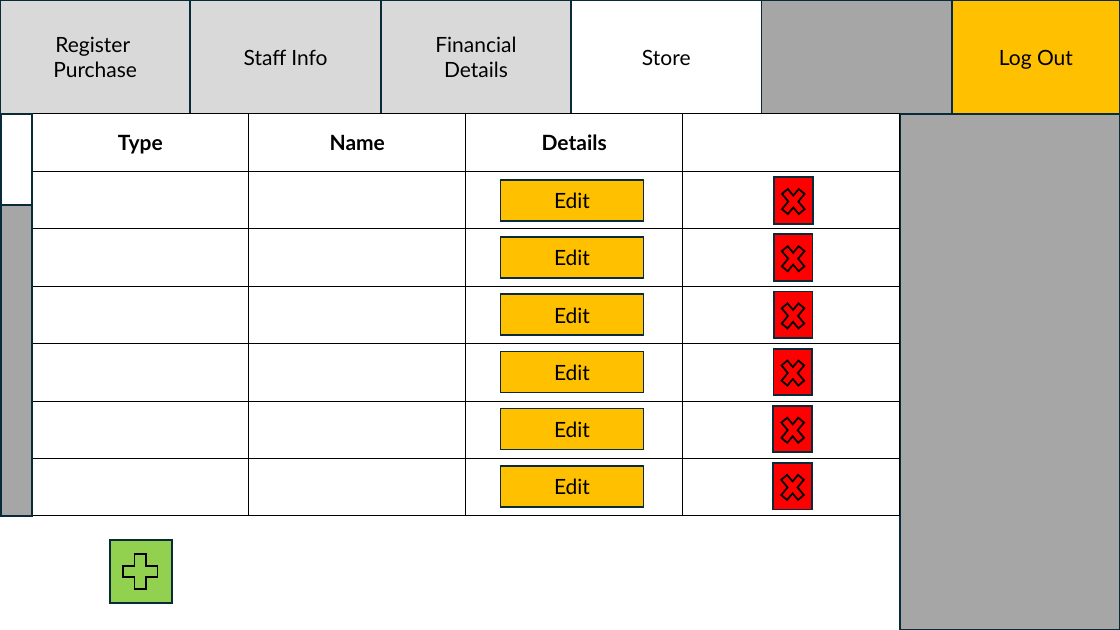
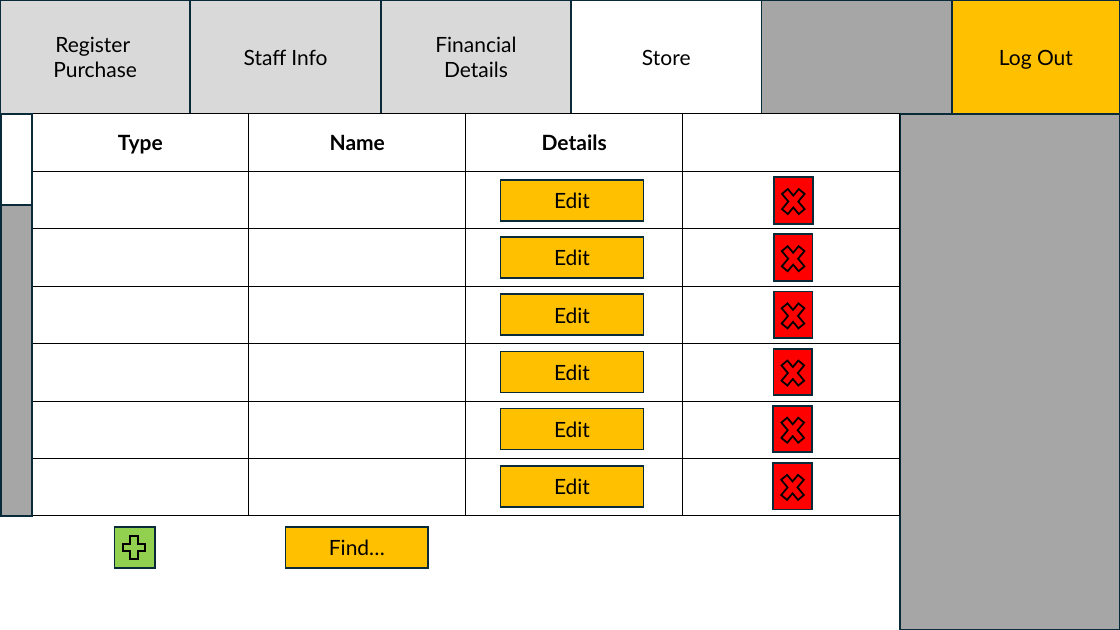
Before and after one commit to EspiMKII/HUST-Media-Store, a slide deck: slide 11 of docs/UIs/UI designs.pptx (slide 8 before the commit). Drawn at 1120x630 pixels with LibreOffice and Linux fonts; fonts in the diff are those of the drawing. Boxes give left, top, right and bottom in pixels: in the first picture for what was removed or moved away, otherwise in the second. Text is boxed around its words. In the diff, an @@ line names an element or a change of style, - is before the commit and + after.

```diff
--- a/docs/UIs/UI designs.pptx
+++ b/docs/UIs/UI designs.pptx
@@ rectangle: place and size @@
-rectangle at (110, 540, 172, 603)
+rectangle at (114, 527, 155, 568)
@@ plus sign: place and size @@
-plus sign at (117, 548, 164, 596)
+plus sign at (118, 532, 150, 563)
@@ rectangle added at (286, 527, 429, 568), fill #FFC000, outline #092A39 1.5 pt, 18 pt, text #000000 @@
+Find…
```
Also in this commit, not shown: 4 slides added, 11 other files.
